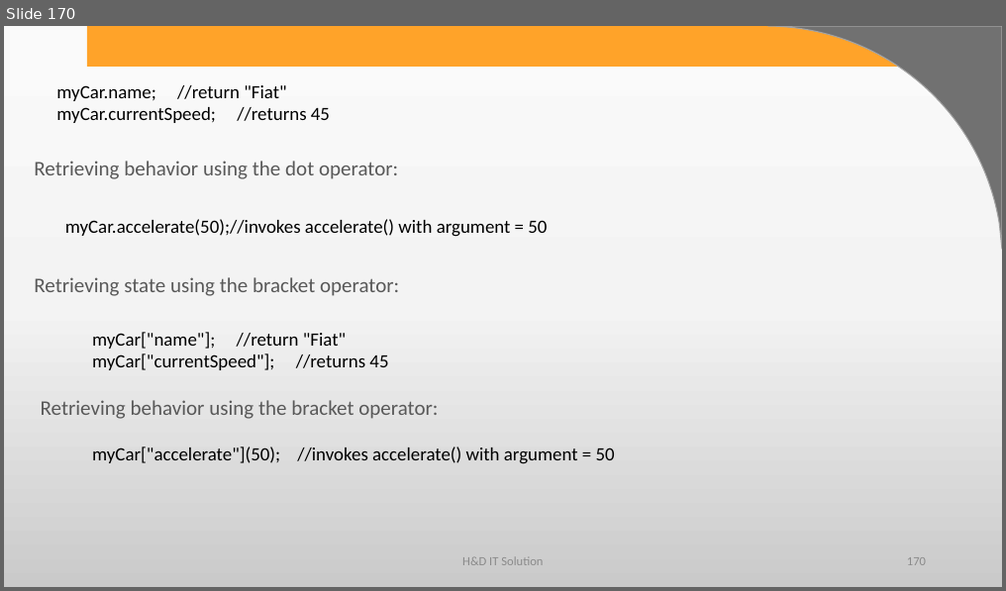
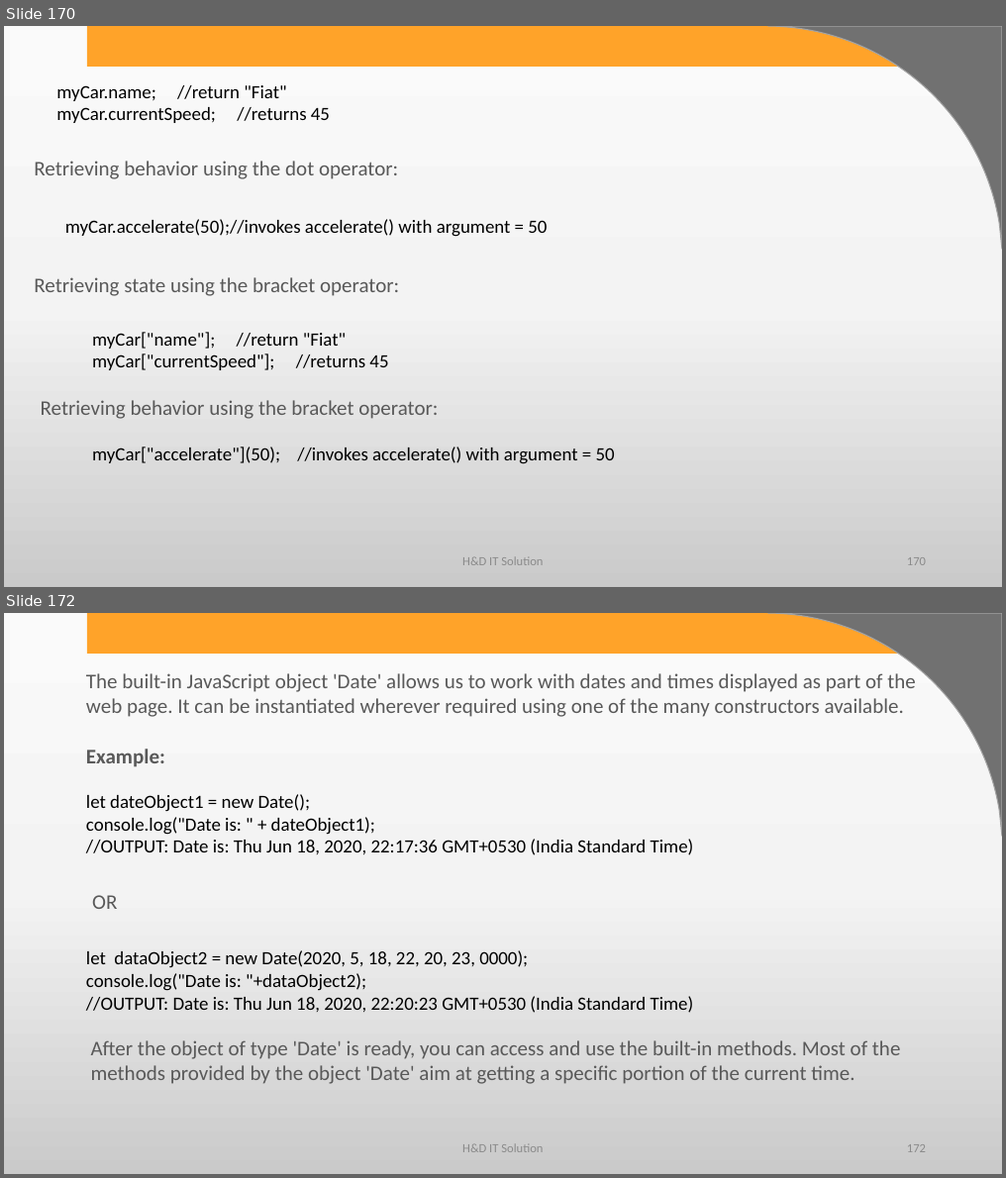
Before and after one commit to harshadasawant/javascript, a slide deck: ppt/JavaScript.pptx. Shown one above the other, each under a label of ours: slide 170 before the commit, slides 170 and 172 after it; the slides between them are not shown. The pictures are 1006x591 and 1006x1178 pixels, drawn with LibreOffice and Linux fonts; fonts in the diff are those of the drawing; background and template pictures are left out. Boxes give left, top, right and bottom in pixels: in the first picture for what was removed or moved away, otherwise in the second. Text is boxed around its words. In the diff, an @@ line names an element or a change of style, - is before the commit and + after.

Commit message:
added built in objects

```diff
--- a/ppt/JavaScript.pptx
+++ b/ppt/JavaScript.pptx
@@ slide 172 added at <box>4,613,1002,1174</box>, background gradient #FBFBFB to #F4F4F4 to #CBCBCB; not listed: 2 template elements that a slide beside it also shows @@
@@ text added at <box>86,673,916,767</box>, 20 pt, text #595959 @@
+The built-in JavaScript object 'Date' allows us to work with dates and times displayed as part of the web page. It can be instantiated wherever required using one of the many constructors available.
+Example:
@@ text added at <box>86,794,694,856</box>, 18 pt, text #000000 @@
+let dateObject1 = new Date();
+console.log("Date is: " + dateObject1);
+//OUTPUT: Date is: Thu Jun 18, 2020, 22:17:36 GMT+0530 (India Standard Time)
@@ text added at <box>92,895,117,909</box>, 20 pt, text #595959 @@
+OR
@@ text added at <box>86,951,694,1013</box>, 18 pt, text #000000 @@
+let dataObject2 = new Date(2020, 5, 18, 22, 20, 23, 0000);
+console.log("Date is: "+dataObject2);
+//OUTPUT: Date is: Thu Jun 18, 2020, 22:20:23 GMT+0530 (India Standard Time)
@@ text added at <box>91,1041,901,1084</box>, 20 pt, text #595959 @@
+After the object of type 'Date' is ready, you can access and use the built-in methods. Most of the methods provided by the object 'Date' aim at getting a specific portion of the current time.
@@ text added at <box>462,1145,543,1153</box>, 12 pt, text #8C8C8C @@
+H&D IT Solution
@@ page number added at <box>907,1145,926,1153</box>, 12 pt, text #8C8C8C @@
+172
```
Also in this commit, not shown: 31 other slides added, 1 other file.
